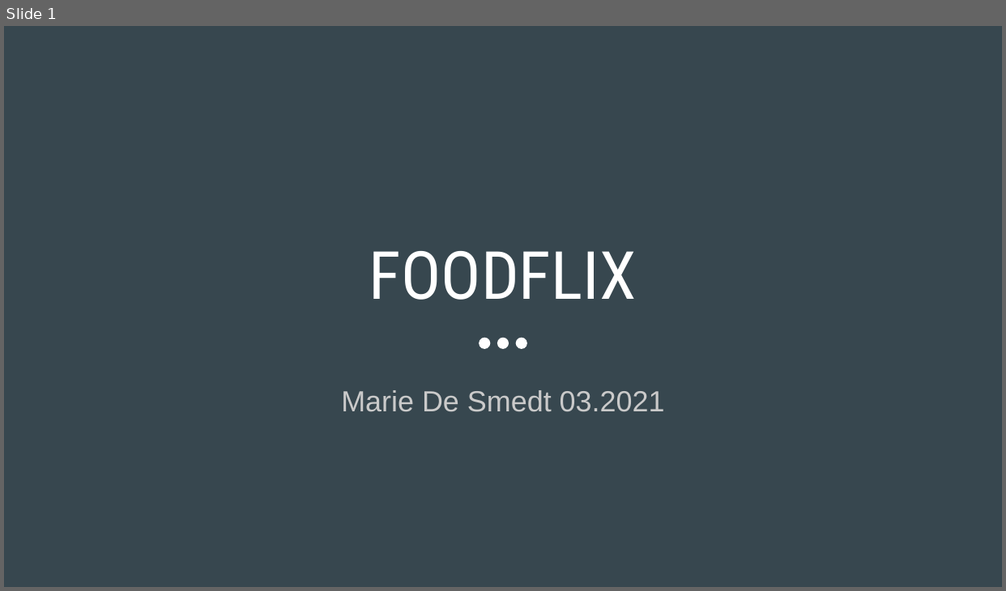
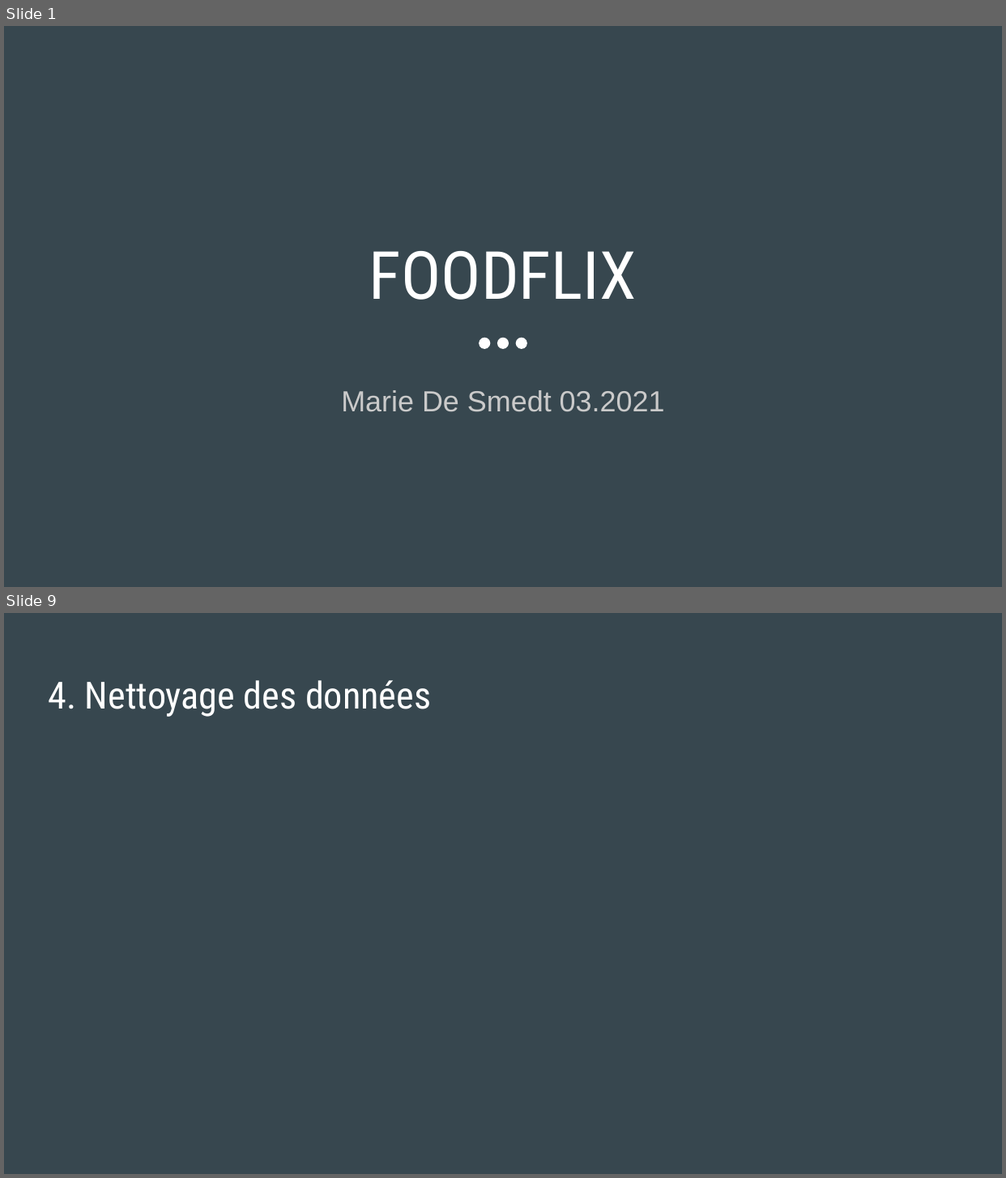
Before and after one commit to MarieDeSmedt/FoodFlix, a slide deck: FOODFLIX.pptx. Shown one above the other, each under a label of ours: slide 1 before the commit, slides 1 and 9 after it; the slides between them are not shown. The pictures are 1006x591 and 1006x1178 pixels, drawn with LibreOffice and Linux fonts; fonts in the diff are those of the drawing. Boxes give left, top, right and bottom in pixels: in the first picture for what was removed or moved away, otherwise in the second. Text is boxed around its words. In the diff, an @@ line names an element or a change of style, - is before the commit and + after.

```diff
--- a/FOODFLIX.pptx
+++ b/FOODFLIX.pptx
@@ slide 9 added at bbox=[4, 613, 1002, 1174], background #37474F @@
@@ title added at bbox=[48, 680, 431, 717], 27 pt, text #FFFFFF @@
+4. Nettoyage des données
```
Also in this commit, not shown: 4 slides changed, 5 other slides added, 4 slides removed.
